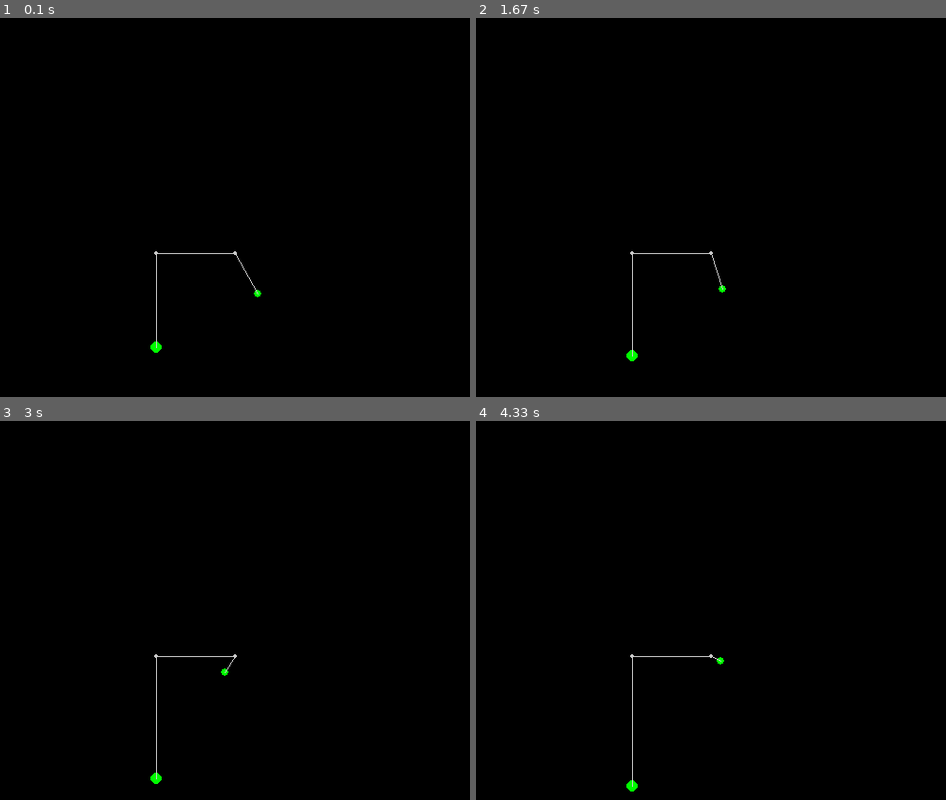
Above: before the commit, frames 1-4 (two rows, left to right).
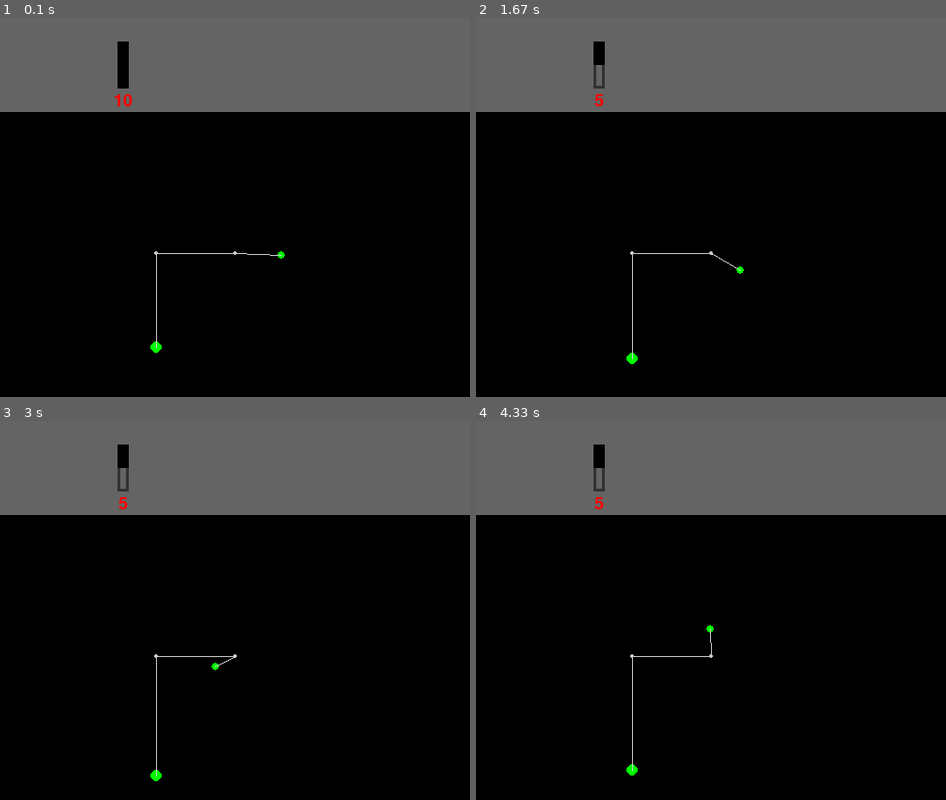
Above: after the commit, the same moments.

Repository: Tclack88/numerical_solutions
Game: pygame game, started from pygame_animation/simulation.py
Same seed, same stepped clock (60 frames per second), same inputs: the game is played once before the commit and once after it.
Inputs (mouse positions are in pixels of both pictures, inside the frame that each line leads up to):
- Up to frame 1 (0.1 s): no input
- Up to frame 2 (1.67 s): press the mouse at (598, 63) at 0.37 s; move the mouse to (584, 124) at 0.47 s; release the mouse at (565, 180) at 0.6 s
- Up to frame 3 (3 s): no input
- Up to frame 4 (4.33 s): no input

The runs differ from the first frame. In frame 1, 25% of the frame differs, in the area x 0-100%, y 0-74%; in frame 2, 25%; in frame 3, 25%; in frame 4, 25%, in the area x 0-100%, y 0-98%.

Commit message:
added slider (not yet functional)

Diff:
--- a/pygame_animation/atwood.py
+++ b/pygame_animation/atwood.py
@@ -18,7 +18,11 @@
 
 
     def derivatives(self,t,y):
-        # Expected input: y = [r, r', o, o']
+        """Expected input:
+        y = [r, r', o, o']
+        t = np array, list of times
+        Not used explicitly required for solve_ivp
+        """
         g = self.g
         m = self.m
         M = self.M
@@ -30,27 +34,9 @@
         dydt =  np.array(r_derivs + o_derivs) # concat derivs and return array
         return dydt
 
-    # def animate(i):
-    #     lim = 100 # set how amny prevous points will be included in the motion
-    #     ax.clear()
-    #     ax.set(xlim = (-2,2), ylim = (-2,2))
-    #     # Plot the motion of the "main mass"
-    #     if i <= lim:
-    #         ax.plot(x[:i],y[:i])
-    #     else:
-    #         ax.plot(x[i-lim:i],y[i-lim:i])
-    #     ax.plot([0,x[i-1]],[0,y[i-1]],lw=1,c='blue')
-    #     ax.plot(x[i-1],y[i-1],c='blue',marker='o',markersize=3*m)
-    #     # plot the motion of the other mass
-    #     ax.plot(x2[i-1],y2[i-1], marker='o', c='blue',markersize=3*M)
-    #     ax.plot([-1,x2[i-1]],[0,y2[i-1]],lw=1,c='blue')
-    #     # Plot pulleys and connecting rope
-    #     ax.plot(0,0, marker='o',c='black')
-    #     ax.plot(-1,0, marker='o',c='black')
-    #     ax.plot([-1,0],[0,0], c='blue',lw=1)
 
     def solve(self, y0):
-        # y0 = (r,r',o,o')
+        """ y0 : list of floats/ints representing [r,r',o,o']"""
         g = self.g
         m = self.m
         M = self.M
@@ -73,4 +59,9 @@
         x2 = rs2*cos(os2) # subtract the distance between points
         y2 = rs2*sin(os2)*-1
 
-        return [x,y,x2,y2]
+        # approximate r, r', o, o' to be used for the next set of calculations
+        dt = t_range[-1] - t_range[-2]
+        dr = (rs[-1] - rs[-2])/dt
+        do = (os[-1] - os[-2])/dt
+        last_vals = [rs[-1], dr, os[-1]+pi/2, do] # need to rotate last o back
+        return [x,y,x2,y2], last_vals
--- a/pygame_animation/simulation.py
+++ b/pygame_animation/simulation.py
@@ -1,5 +1,6 @@
 from atwood import Atwood
 import numpy as np
+from random import random as rand
 from numpy import pi, sin, cos
 import pygame
 from pygame.locals import *
@@ -37,6 +38,72 @@
     def render(self, screen):
         pygame.draw.circle(screen, (200,200,200), self.location, self.radius)
 
+
+class Controller(pygame.Rect):
+    def __init__(self, screen):
+        """contains sliders to change mass, gravity, string length, etc."""
+
+        self.w = screen.get_width()
+        self.h = screen.get_height()/5
+
+    def render(self, screen):
+        pygame.draw.rect(screen, (100,100,100), (0,0,self.w,self.h))
+
+class Slider:
+    # Shamelessly stolen from stack overflow
+    # https://stackoverflow.com/questions/65482148/creating-sliders-using-pygame
+    def __init__(self, position:tuple, upperValue:int=10, w:int = 20, h:int = 80, text:str="")->None:
+        self.w = w
+        self.h = h
+        self.position = position
+        self.outlineSize = (self.w,self.h) #outlineSize
+        self.text = text
+        self.upperValue = upperValue
+
+    #returns the current value of the slider
+    def getValue(self)->float:
+        return self.h / (self.outlineSize[1] / self.upperValue)
+
+    #renders slider and the text showing the value of the slider
+    def render(self, display:pygame.display)->None:
+        #draw outline and slider rectangles
+        pygame.draw.rect(display, (50, 50, 50),
+            (self.position[0], self.position[1], self.outlineSize[0], self.outlineSize[1]), 3)
+
+        pygame.draw.rect(display, (0, 0, 0),
+                (self.position[0], self.position[1], self.w , self.h))
+
+        #determine size of font
+        self.font = pygame.font.Font(pygame.font.get_default_font(), int(1.5*self.w))
+
+        #create text surface with value
+        valueSurf = self.font.render(f"{self.text}{round(self.getValue())}", True, (255, 0, 0))
+
+        #centre text
+        textx = self.position[0] + (self.outlineSize[0]/2) - (valueSurf.get_rect().width/2)
+        texty = self.position[1] + (self.outlineSize[1]) + .5*(valueSurf.get_rect().height/2)
+
+        display.blit(valueSurf, (textx, texty))
+
+    #allows users to change value of the slider by dragging it.
+    def changeValue(self)->None:
+        #If mouse is pressed and mouse is inside the slider
+        def pointInRectanlge(px, py, rw, rh, rx, ry):
+            if px > rx and px < rx  + rw:
+                if py > ry and py < ry + rh:
+                    return True
+            return False
+        mousePos = pygame.mouse.get_pos()
+        if pointInRectanlge(mousePos[0], mousePos[1], self.outlineSize[0], self.outlineSize[1], self.position[0], self.position[1]):
+            if pygame.mouse.get_pressed()[0]:
+                #the size of the slider
+                self.h = mousePos[1] - self.position[1]
+
+                #limit the size of the slider
+                if self.h < 1:
+                    self.h = 0
+                if self.h > self.outlineSize[1]:
+                    self.h = self.outlineSize[1]
 
 
 class Simulation:
@@ -51,9 +118,7 @@
         pygame.mixer.init()
         self.clock = pygame.time.Clock()
         self.FPS = 500
-        #self.RECALCULATE = pygame.USEREVENT + 1
-        #pygame.time.set_timer(self.RECALCULATE,3000)
-        self.state = np.array([50,0,pi/6,0]) # initial conditions
+        self.state = np.array([50,0,rand()*pi/2,0]) # initial conditions
 
     def object_init(self):
 
@@ -63,6 +128,14 @@
         # immediately in the "recalculate" method, but mass is needed
         self.masses = [Mass((400,400), 1),
                 Mass((self.WIDTH/3,self.HEIGHT/2+100), 3)]
+        self.controller = Controller(self.screen)
+        # get controller dimenstions to place sliders
+        c_width, c_height = self.controller.w, self.controller.h
+        num_sliders = 3
+        h_dist = c_width/(num_sliders+1)
+        v_dist = c_height/4
+        self.sliders = [Slider((h_dist,v_dist),w=h_dist/10,h=v_dist*2)]
+        #self.sliders = [Slider((h_dist,v_dist))]
         # Initialize parameters (make editable later)
         self.L = 150
         self.g = 9.807
@@ -78,7 +151,7 @@
         g = self.g
         d = self.d
         atwood = Atwood(g, L, m, M, d)
-        [x,y,x2,y2] = atwood.solve(self.state)
+        [x,y,x2,y2],self.last_vals = atwood.solve(self.state)
         self.x, self.y, self.x2, self.y2 = x,y,x2,y2
         self.index = 0
 
@@ -86,10 +159,8 @@
         while self.running:
             self.clock.tick(self.FPS)
             for event in pygame.event.get():
-                #if event.type == self.RECALCULATE:
-                #    print("recalculating")
-                #    self.recalculate(self.state) # intantiate atwood state
-
+                #for slider in self.sliders:
+                #    slider.handle_event(self.screen)
                 if event.type == pygame.QUIT:
                     self.running = False
             # update
@@ -98,7 +169,6 @@
             y = self.y[i]
             x2 = self.x2[i]
             y2 = self.y2[i]
-            self.state = [x,y,x2,y2]
 
             # TODO implement mass update
             (newx,newy) = np.array(self.pulleys[0].location) + np.array((x,y))
@@ -121,9 +191,15 @@
             pygame.draw.lines(self.screen, (200,200,200), False, points)
 
             self.index += 1
-            if self.index == 1000:
-                state = [self.x[-1], self.y[-1], self.x2[-1],self.y2[-1]]
-                self.recalculate(state)
+            if self.index == len(self.x): # end of index reached
+                self.state = self.last_vals
+                self.recalculate(self.state)
+
+            # add controller on top of everything
+            self.controller.render(self.screen)
+            for slider in self.sliders:
+                slider.render(self.screen)
+                slider.changeValue()
 
         pygame.quit()
 
